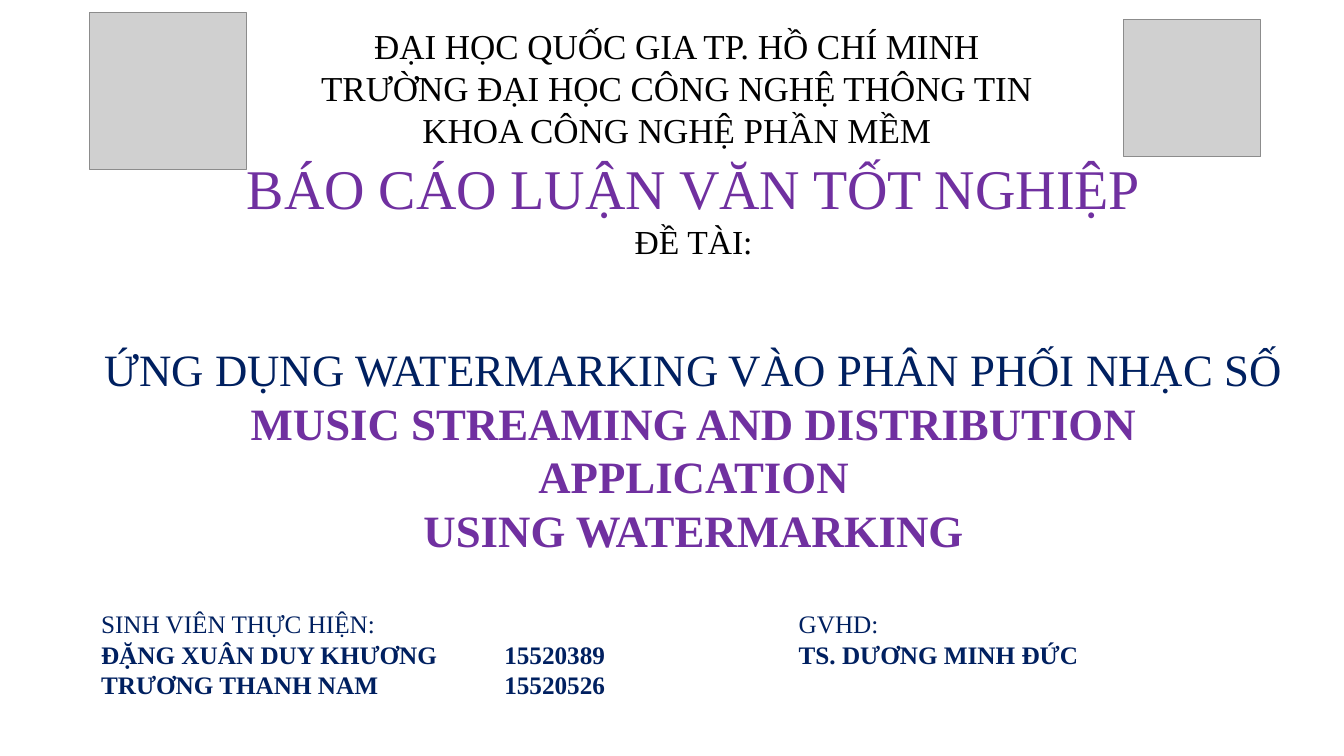
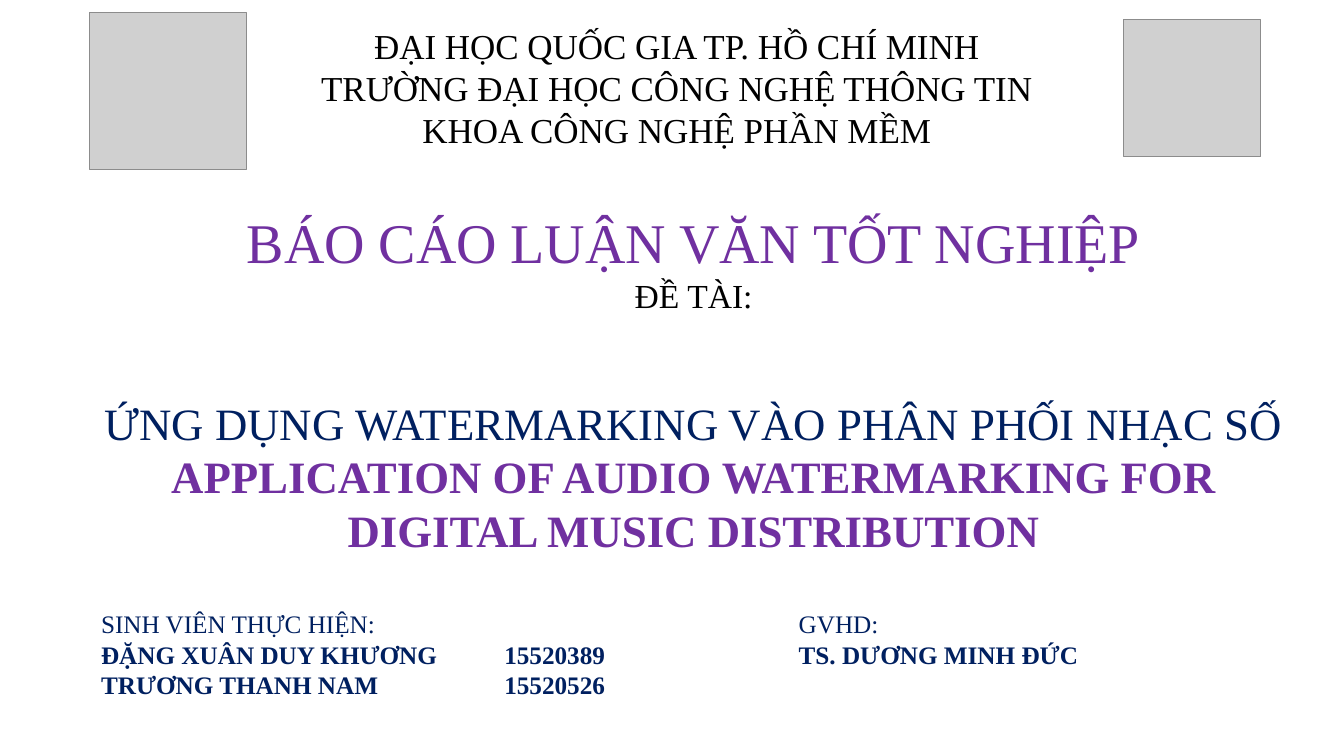
Before and after one commit to TruongThanhNam97/angular-audio, a slide deck: slide 1 of document/BC-LVTN.pptx. Drawn at 1344x756 pixels with LibreOffice and Linux fonts; fonts in the diff are those of the drawing; grey boxes stand for pictures. Boxes give left, top, right and bottom in pixels: in the first picture for what was removed or moved away, otherwise in the second. Text is boxed around its words. In the diff, an @@ line names an element or a change of style, - is before the commit and + after.

```diff
--- a/document/BC-LVTN.pptx
+++ b/document/BC-LVTN.pptx
@@ title at bbox=[105, 219, 1281, 548]: text changed @@
-BÁO CÁO LUẬN VĂN TỐT NGHIỆP
-ĐỀ TÀI:
-ỨNG DỤNG WATERMARKING VÀO PHÂN PHỐI NHẠC SỐ
-MUSIC STREAMING AND DISTRIBUTION APPLICATION
-USING WATERMARKING
+BÁO CÁO LUẬN VĂN TỐT NGHIỆP
+ĐỀ TÀI:
+ỨNG DỤNG WATERMARKING VÀO PHÂN PHỐI NHẠC SỐ
+APPLICATION OF AUDIO WATERMARKING FOR DIGITAL MUSIC DISTRIBUTION
```
Also in this commit, not shown: 8 other slides changed.
